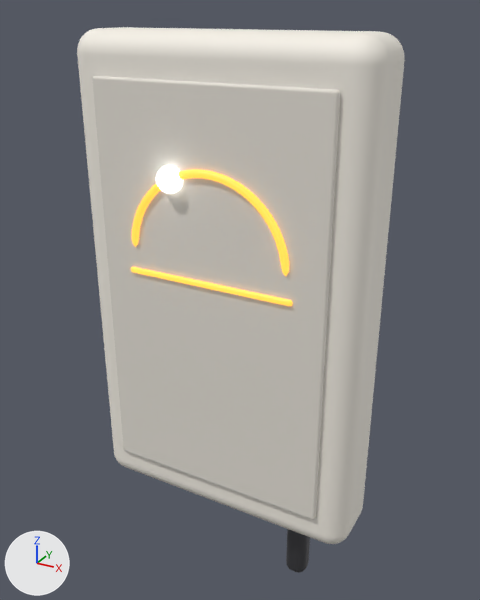
Renders of the glTF model demos/haldora/project/web/public/scene/models/cell.glb from each side of a commit.
Rendered twice from a 50 mm camera at (0.634, -1.11, 0.545) aimed at (0.008, 0.028, -0.023). Lighting does not change. The marker at lower left points along +X, +Y and +Z. The older version comes first. Where no turn or scale is listed for an object, it has been applied to the vertices. Vertices at exactly the same position are counted once.

Before the edit, the objects in view are built like this:
```python
me_arclight = bpy.data.meshes.new('ArcLight')
me_arclight.from_pydata(...)  # 554 vertices, 1104 faces; spans x -1.0..1.0, y -0.04..0.04, z -0.5..0.5
me_arclight.materials.append(mat_arclight)  # orange #e9a23b, glowing orange #e9a23b
me_body = bpy.data.meshes.new('Body')
me_body.from_pydata(...)  # 1352 vertices, 2700 faces; spans x -0.31..0.31, y -0.08..0.08, z -0.51..0.51
me_body.materials.append(mat_body)  # white #f6f1e7
me_conduit = bpy.data.meshes.new('Conduit')
me_conduit.from_pydata(...)  # 488 vertices, 972 faces; spans x -0.025..0.025, y -0.025..0.025, z -0.09..0.09
me_conduit.materials.append(mat_metal)  # dark grey #616165
me_horizon = bpy.data.meshes.new('Horizon')
me_horizon.from_pydata(...)  # 268 vertices, 532 faces; spans x -0.182..0.182, y -0.005..0.005, z -0.006..0.006
me_horizon.materials.append(mat_arclight)  # orange #e9a23b, glowing orange #e9a23b
ob_arclight = bpy.data.objects.new('ArcLight', me_arclight)
ob_arclight.parent = ob_haldoracell
ob_arclight.location = (0.0, -0.092, 0.19)
ob_arclight.scale = (0.174, 0.174, 0.174)
ob_body = bpy.data.objects.new('Body', me_body)
ob_body.location = (0.0, 0.0, 0.0)
ob_conduit = bpy.data.objects.new('Conduit', me_conduit)
ob_conduit.location = (0.174, 0.01, -0.59)
ob_horizon = bpy.data.objects.new('Horizon', me_horizon)
ob_horizon.location = (0.0, -0.092, 0.052)
# also in view: 'Fascia' at (0.0, -0.084, 0.0); 'Sun' at (-0.073, -0.096, 0.252)
```
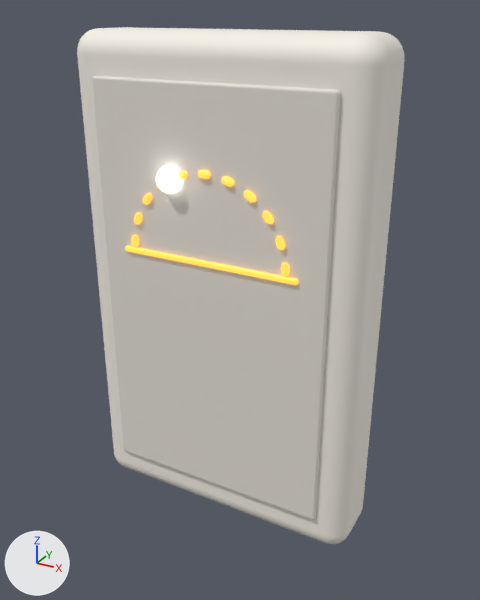
Where the newer file only moved an object's origin or applied its transform, the numbers keep the older frame.

Patch to the scene script:
```diff
--- a/demos/haldora/project/web/public/scene/models/cell.glb.py
+++ b/demos/haldora/project/web/public/scene/models/cell.glb.py
@@ me_arclight @@
 # used by ob_arclight; parent = ob_haldoracell; location = (0.0, -0.092, 0.19); scale = (0.174, 0.174, 0.174)
-me_arclight.from_pydata(...)  # 554 vertices, 1104 faces; spans x -1.0..1.0, y -0.04..0.04, z -0.5..0.5
+me_arclight.from_pydata(...)  # 814 vertices, 1584 faces; spans x -1.0..1.0, y -0.04..0.04, z -0.5..0.5
+# me_arclight part 1: 18 vertices moved within x -0.96..0.96, y -0.04..0.04, z -0.5..0.3; 500 vertices removed from x -1.0..1.0, y -0.04..0.04, z -0.45..0.5; 760 vertices added at x -1.0..1.0, y -0.04..0.04, z -0.48..0.5
 me_arclight.materials.append(mat_arclight)
@@ me_horizon @@
 # used by ob_horizon; location = (0.0, -0.092, 0.052)
-me_horizon.from_pydata(...)  # 268 vertices, 532 faces; spans x -0.182..0.182, y -0.005..0.005, z -0.006..0.006
+me_horizon.from_pydata(...)  # 268 vertices, 532 faces; spans x -0.192..0.192, y -0.005..0.005, z 0.038..0.05
+# me_horizon part 2: the whole mesh is scaled about its middle by (1.06, 1, 0.999), then moved by (0.0, 0.0, 0.044)
 me_horizon.materials.append(mat_arclight)
@@ ob_arclight @@
 ob_arclight.location = (0.0, -0.092, 0.19)
-ob_arclight.scale = (0.174, 0.174, 0.174)
+ob_arclight.scale = (0.175, 0.175, 0.175)
@@ ob_conduit @@
-ob_conduit = bpy.data.objects.new('Conduit', me_conduit)
-ob_conduit.location = (0.174, 0.01, -0.59)
```

Where the change shows, as pixel boxes (x1, y1, x2, y2) in the pictures (480 x 600 px):
'Horizon', moved, rescaled (7% wider)
    before: (131, 267, 293, 306)
    after: (125, 246, 298, 285)
'ArcLight', reshaped, rescaled
    before: (132, 169, 289, 277)
    after: (131, 170, 290, 277)
'Conduit', deleted
    before: (286, 529, 310, 573)
